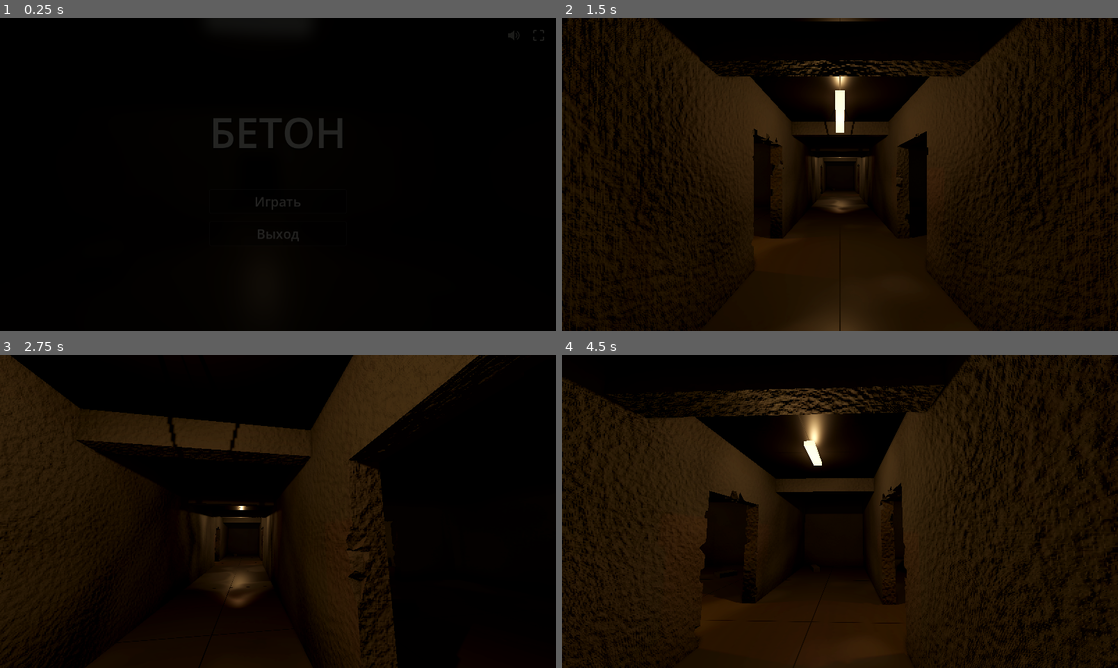
Above: before the commit, frames 1-4 (two rows, left to right).
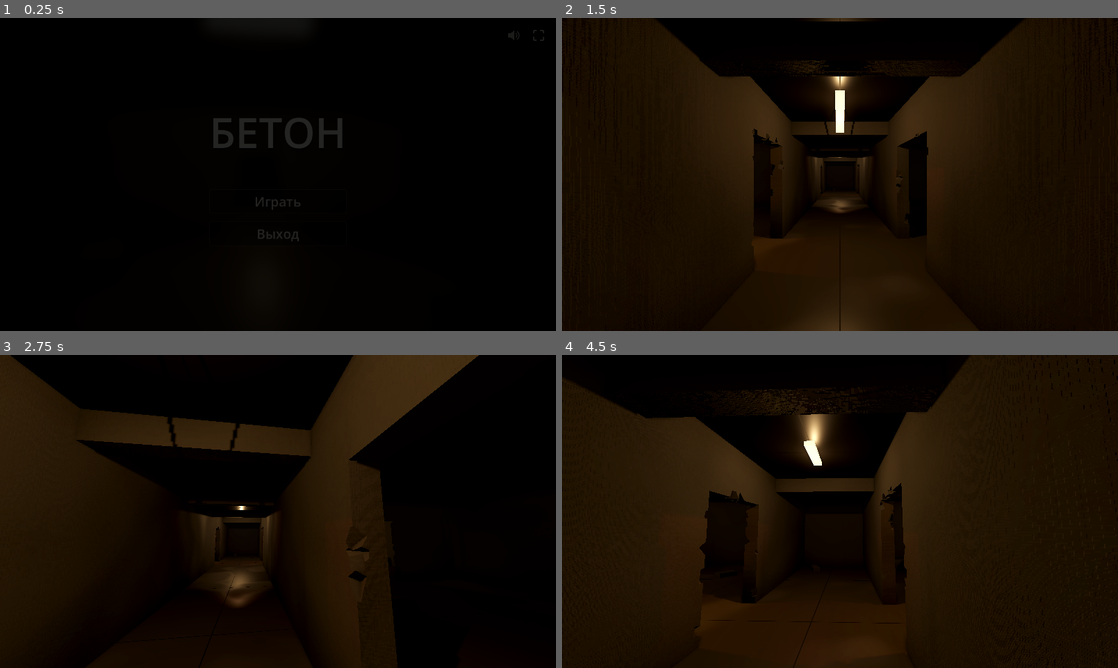
Above: after the commit, the same moments.

Repository: volinadtim/german-games
Game: Godot game, scene res://main.tscn
The game is run twice, just before and just after one commit, with the same random seed, the same clock (stepped at 60 frames per second) and the same inputs.
Inputs (mouse positions are in pixels of both pictures, inside the frame that each line leads up to):
- Up to frame 1 (0.25 s): no input
- Up to frame 2 (1.5 s): click "Играть" at 0.5 s; click "Играть" at 1.25 s
- Up to frame 3 (2.75 s): tap Enter at 2 s; move the mouse to (305, 511) at 2.02 s; hold W (move_forward) from 2.03 s (still down); hold Shift (sprint) from 2.03 s (still down)
- Up to frame 4 (4.5 s): keep holding W (move_forward); move the mouse to (812, 511) at 2.77 s; release Shift (sprint) at 2.78 s; tap Shift (sprint) at 2.85, 4.35 s; move the mouse to (851, 505) at 3.52 s; hold Shift (sprint) 3.53-4.28 s; move the mouse to (834, 517) at 4.27 s

The runs differ from the first frame. In frame 2, 1.2% of the frame differs, in the area x 2-98%, y 1-85%; in frame 3, 0.3%; in frame 4, 2.3%, in the area x 0-94%, y 0-98%.

Commit message:
concrete-halls: мягче рельеф стен, ANSWER
Co-Authored-By: Claude Opus 5.5 <noreply@anthropic.com>

Diff:
--- a/godot/concrete-halls/concrete.gdshader
+++ b/godot/concrete-halls/concrete.gdshader
@@ -12,7 +12,7 @@
 uniform float ceiling_h = 3.2;
 uniform float polished = 0.0;
 uniform float joint_step = 3.0;
-uniform float bump = 0.6;
+uniform float bump = 0.25;
 
 varying vec3 wpos;
 varying vec3 wnrm;
@@ -72,7 +72,7 @@
 		ao = 1.0 - 0.4 * (1.0 - smoothstep(0.0, 0.5, h)) * wall - 0.3 * smoothstep(ceiling_h - 0.45, ceiling_h, h) * wall;
 		rough = 0.92 - mold * 0.15;
 		// плавная неровность: только низкочастотный шум
-		hgt = mid * 0.7 + big * 0.3 + fine * 0.04;
+		hgt = mid * 0.7 + big * 0.3;
 	}
 
 	ALBEDO = col;
Not shown, changed: ANSWER.md
